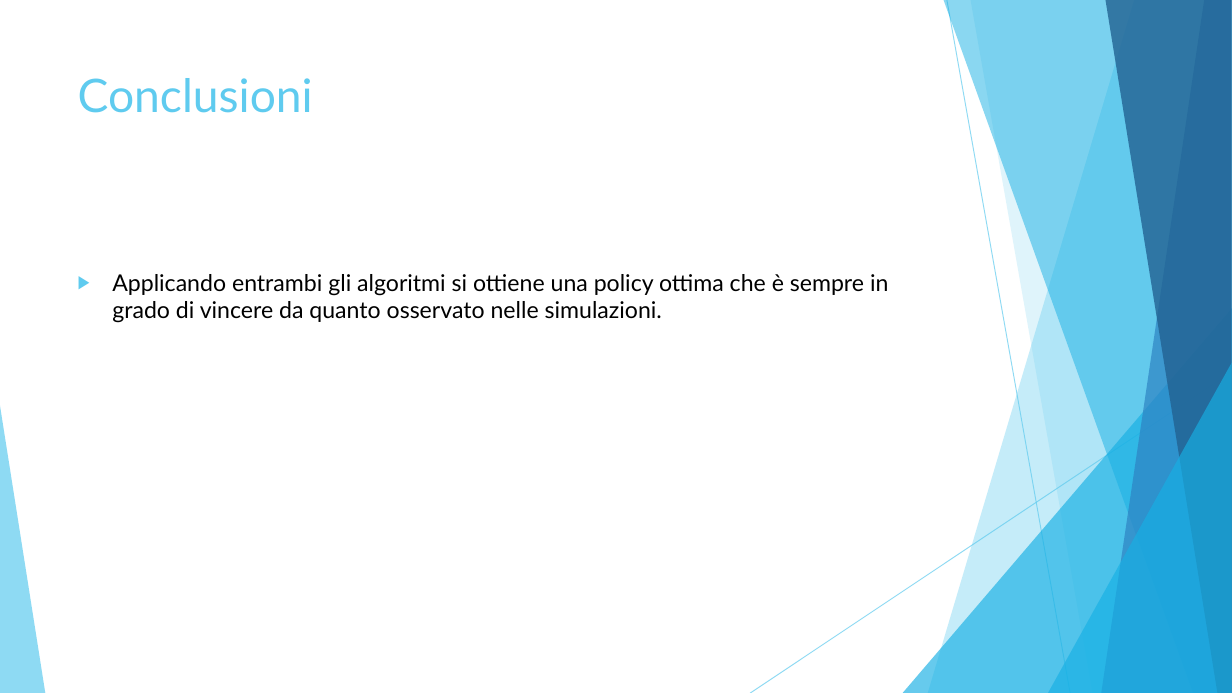
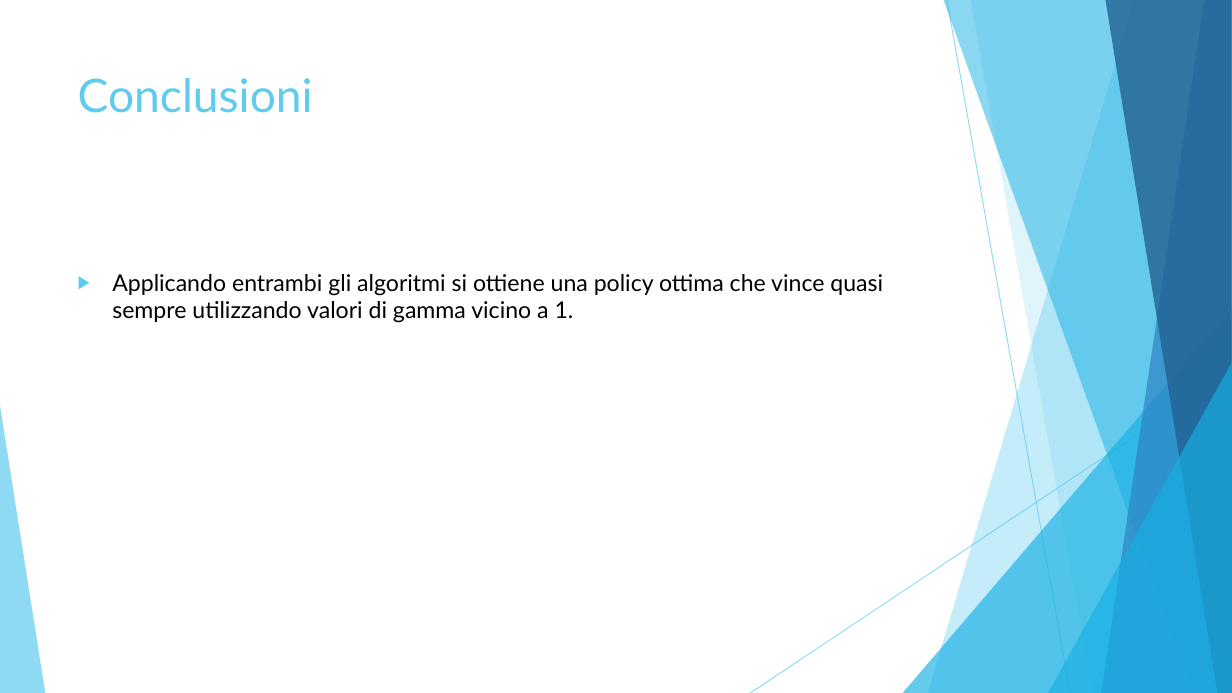
Before and after one commit to simonesinceri/MRL, a slide deck: slide 7 of Presentations/Presentation_Ass2.pptx. Drawn at 1232x693 pixels with LibreOffice and Linux fonts; fonts in the diff are those of the drawing. Boxes give left, top, right and bottom in pixels: in the first picture for what was removed or moved away, otherwise in the second. Text is boxed around its words. In the diff, an @@ line names an element or a change of style, - is before the commit and + after.

```diff
--- a/Presentations/Presentation_Ass2.pptx
+++ b/Presentations/Presentation_Ass2.pptx
@@ text at [112,274,883,323]: text changed @@
-▶ Applicando entrambi gli algoritmi si ottiene una policy ottima che è sempre in grado di vincere da quanto osservato nelle simulazioni.
+▶ Applicando entrambi gli algoritmi si ottiene una policy ottima che vince quasi sempre utilizzando valori di gamma vicino a 1.
```
Also in this commit, not shown: 5 other files.
